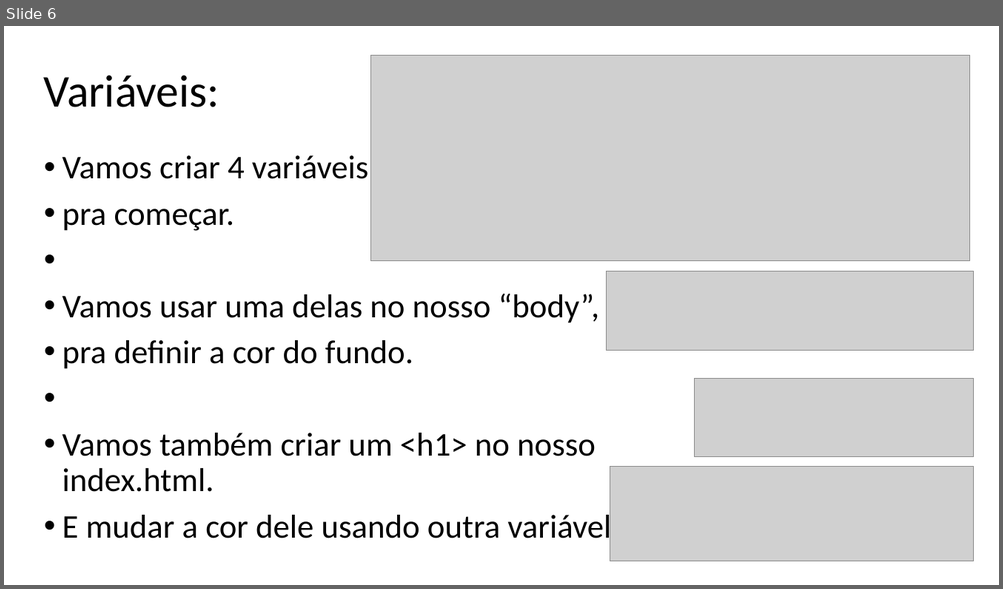
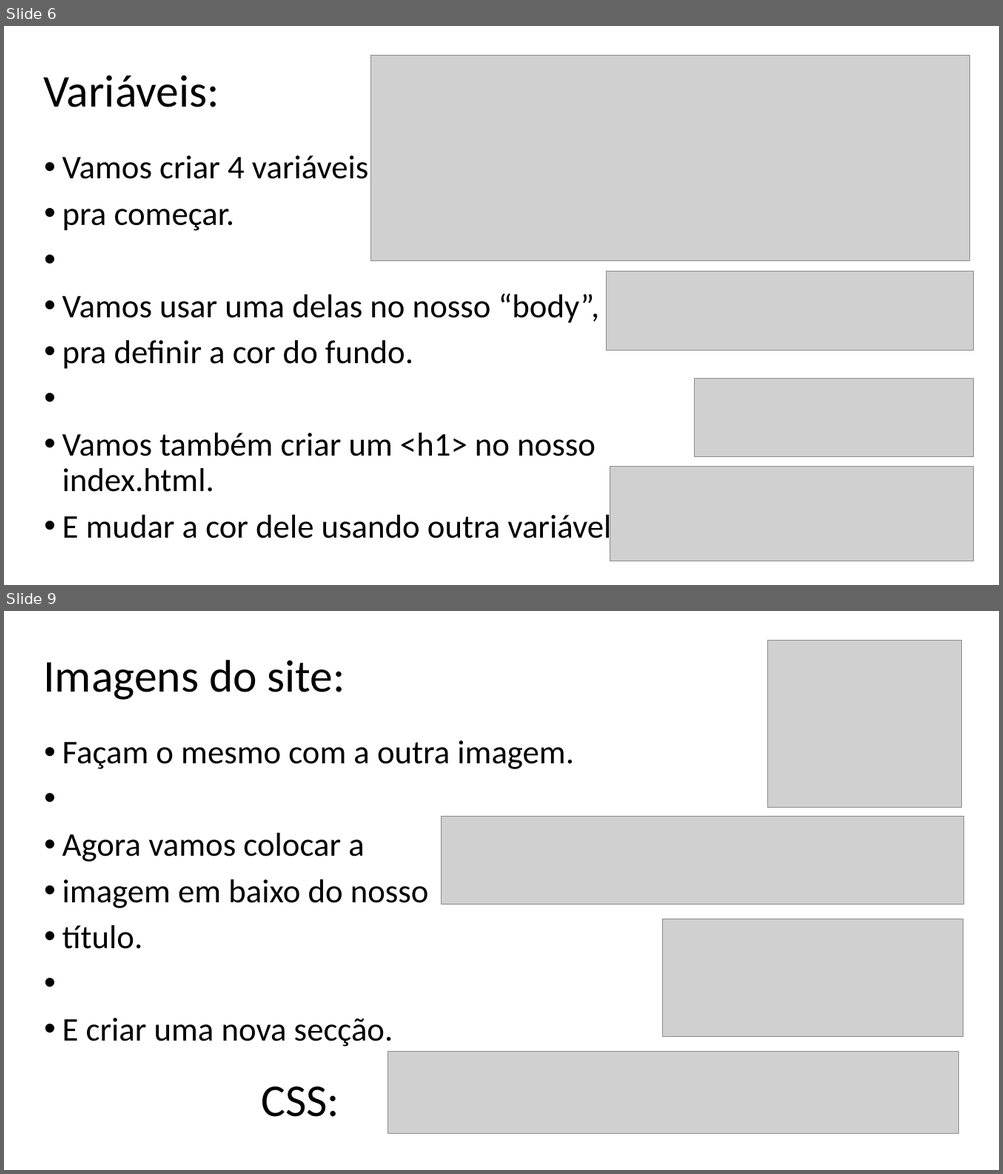
Before and after one commit to Ruan-Sanj1/Streaming, a slide deck: Steaming/H- Aula 1 (Streaming).pptx. Shown one above the other, each under a label of ours: slide 6 before the commit, slides 6 and 9 after it; the slides between them are not shown. The pictures are 1003x589 and 1003x1174 pixels, drawn with LibreOffice and Linux fonts; fonts in the diff are those of the drawing; grey boxes stand for pictures. Boxes give left, top, right and bottom in pixels: in the first picture for what was removed or moved away, otherwise in the second. Text is boxed around its words. In the diff, an @@ line names an element or a change of style, - is before the commit and + after.

```diff
--- a/Steaming/H- Aula 1 (Streaming).pptx
+++ b/Steaming/H- Aula 1 (Streaming).pptx
@@ slide 9 added at bbox=[4, 611, 999, 1170], background #FFFFFF @@
@@ picture added at bbox=[768, 640, 962, 807] @@
@@ text added at bbox=[43, 660, 345, 700], 44 pt, text #000000 @@
+Imagens do site:
@@ text added at bbox=[62, 741, 574, 1047], 32 pt, text #000000 @@
+• Façam o mesmo com a outra imagem.
+• Agora vamos colocar a
+• imagem em baixo do nosso
+• título.
+• E criar uma nova secção.
@@ picture added at bbox=[441, 817, 964, 905] @@
@@ picture added at bbox=[662, 919, 963, 1037] @@
@@ picture added at bbox=[387, 1052, 959, 1134] @@
@@ text added at bbox=[261, 1087, 339, 1117], 44 pt, text #000000 @@
+CSS:
```
Also in this commit, not shown: 6 other slides changed, 9 other slides added, 11 slides removed.
